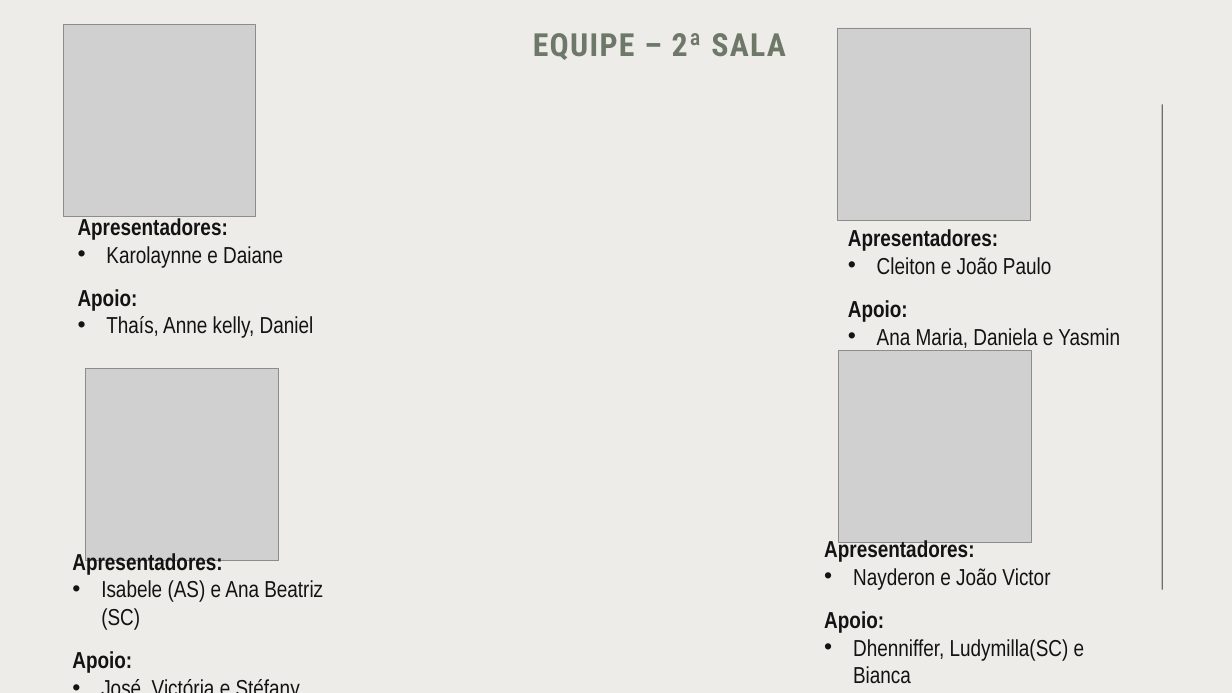
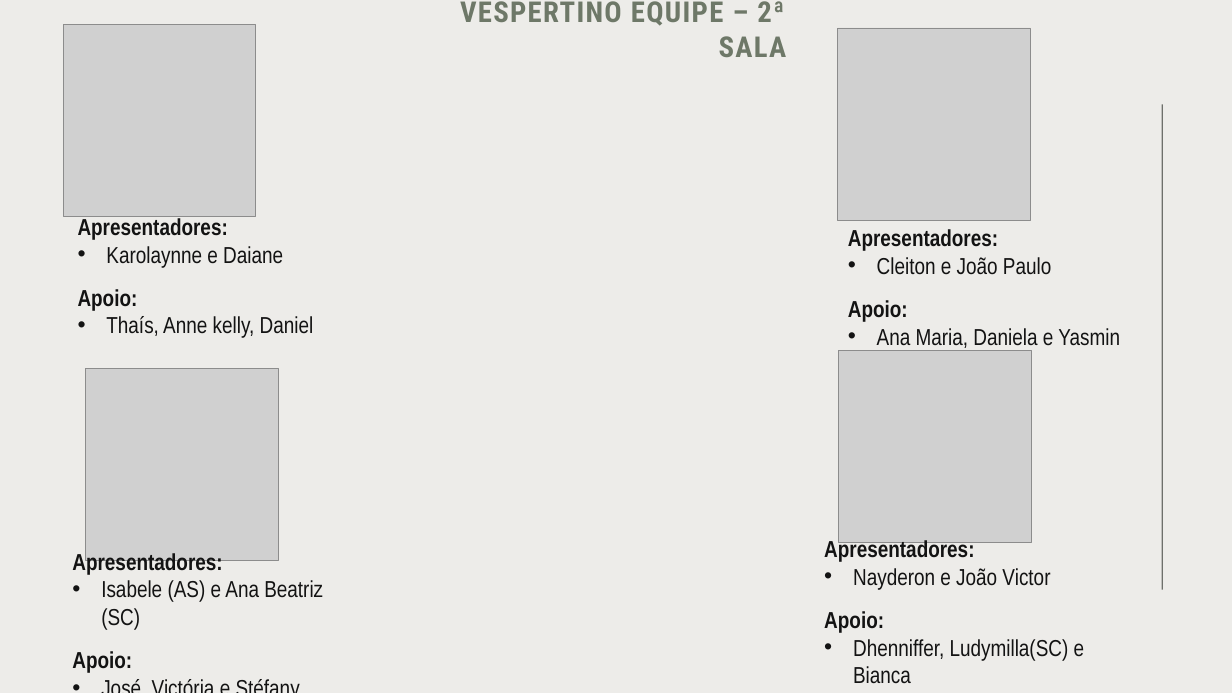
Before and after one commit to isaqlle/desafio_mundoSENAI, a slide deck: slide 4 of document/Divisão Salas - Mundo SENAI.pptx (slide 2 before the commit). Drawn at 1232x693 pixels with LibreOffice and Linux fonts; fonts in the diff are those of the drawing; grey boxes stand for pictures. Boxes give left, top, right and bottom in pixels: in the first picture for what was removed or moved away, otherwise in the second. Text is boxed around its words. In the diff, an @@ line names an element or a change of style, - is before the commit and + after.

Commit message:
update divisão equipe cepi

```diff
--- a/document/Divisão Salas - Mundo SENAI.pptx
+++ b/document/Divisão Salas - Mundo SENAI.pptx
@@ subtitle at box(460, 1, 787, 57): text changed; size 24.8 to 22.4 pt @@
-EQUIPE – 2ª SALA
+VESPERTINO EQUIPE – 2ª SALA
```
Also in this commit, not shown: 1 other slide changed, 2 slides added.
